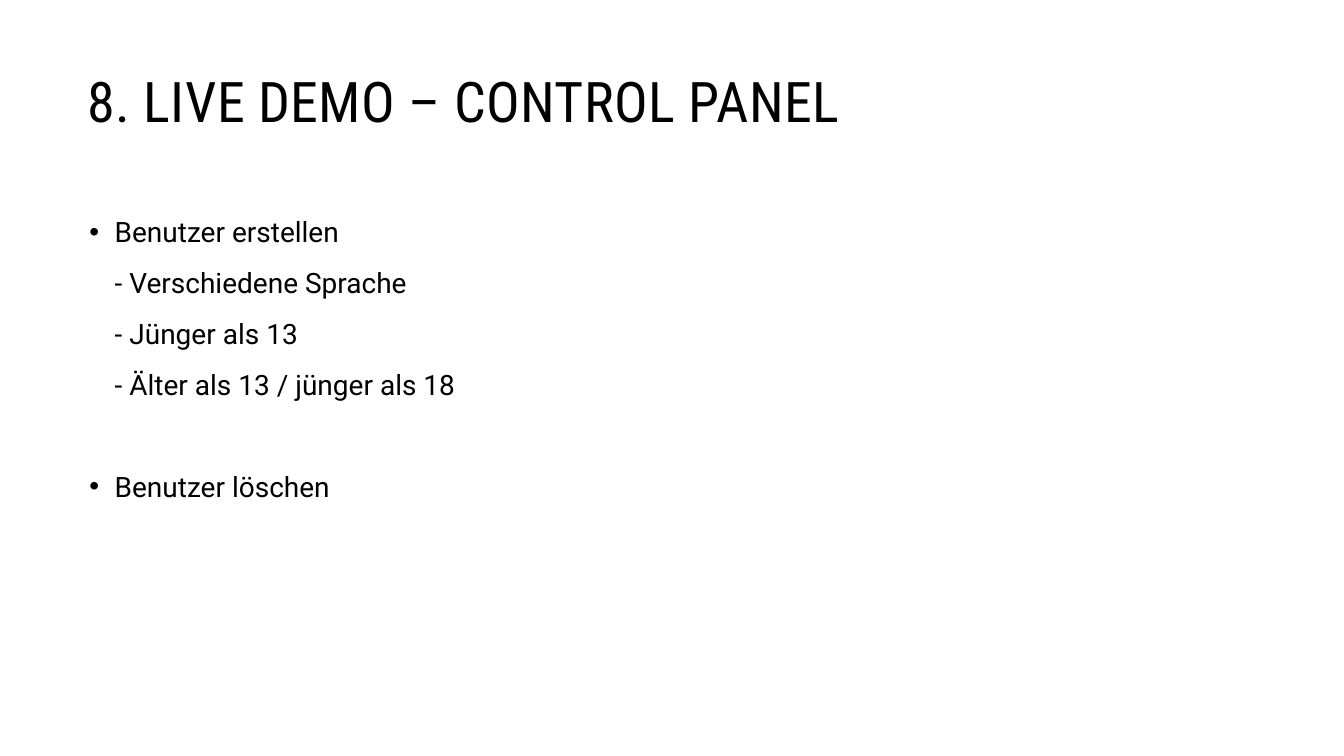
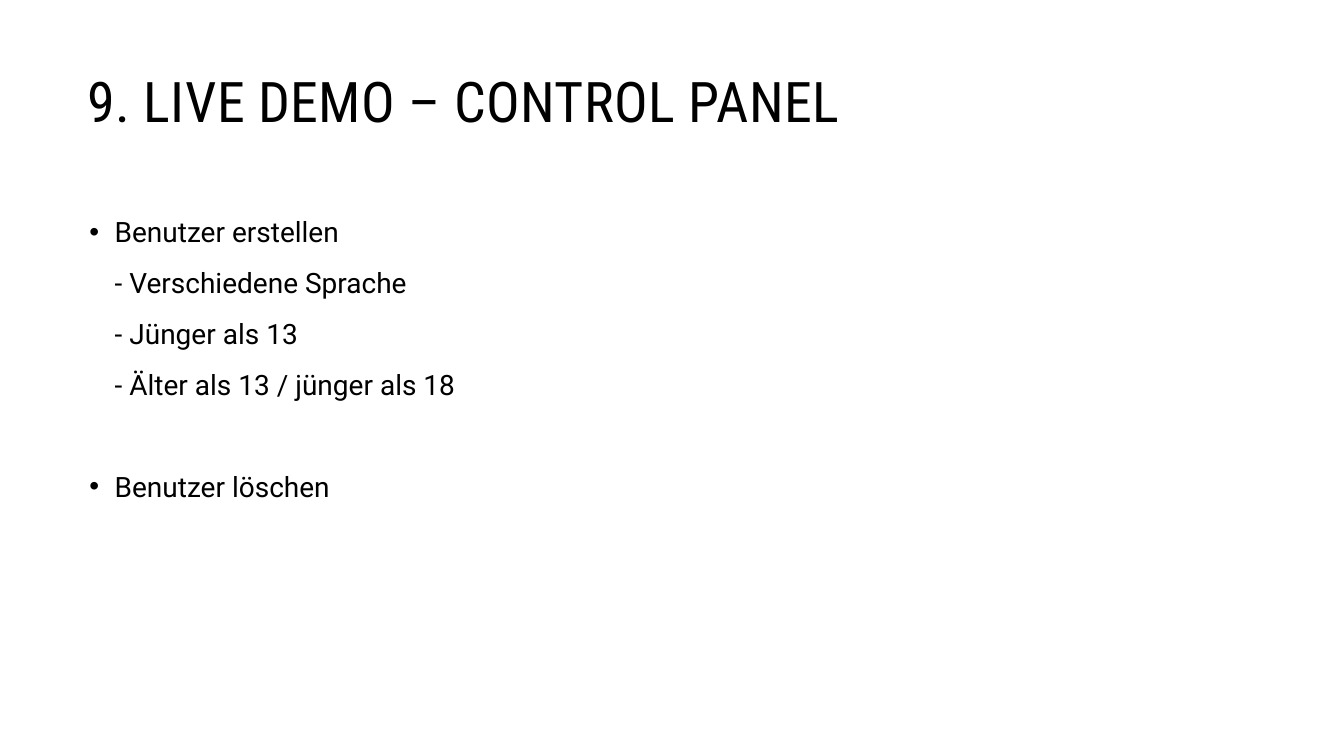
Before and after one commit to malu254/Eifrige-Otter-PM, a slide deck: slide 19 of Abgabe/Dokumentation/Präsentation.pptx. Drawn at 1344x756 pixels with LibreOffice and Linux fonts; fonts in the diff are those of the drawing. Boxes give left, top, right and bottom in pixels: in the first picture for what was removed or moved away, otherwise in the second. Text is boxed around its words. In the diff, an @@ line names an element or a change of style, - is before the commit and + after.

```diff
--- a/Abgabe/Dokumentation/Präsentation.pptx
+++ b/Abgabe/Dokumentation/Präsentation.pptx
@@ title at box(88, 81, 839, 123): text changed @@
-8. LIVE DEMO – CONTROL PANEL
+9. LIVE DEMO – CONTROL PANEL
```
Also in this commit, not shown: 16 other slides changed.
